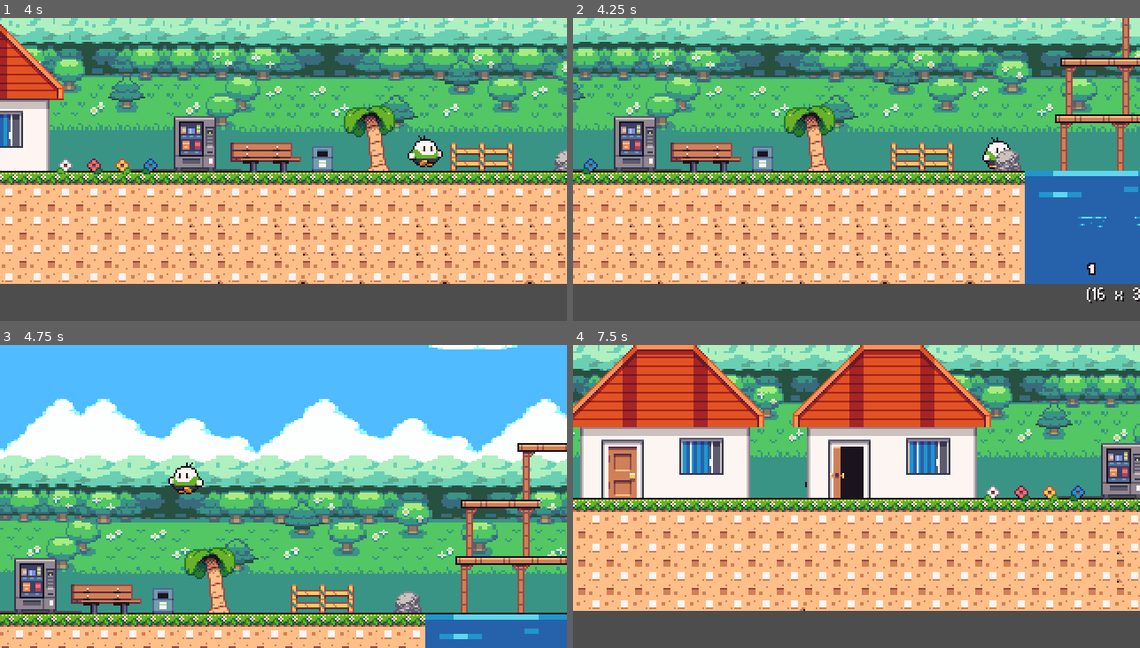
Above: before the commit, frames 1-4 (two rows, left to right).
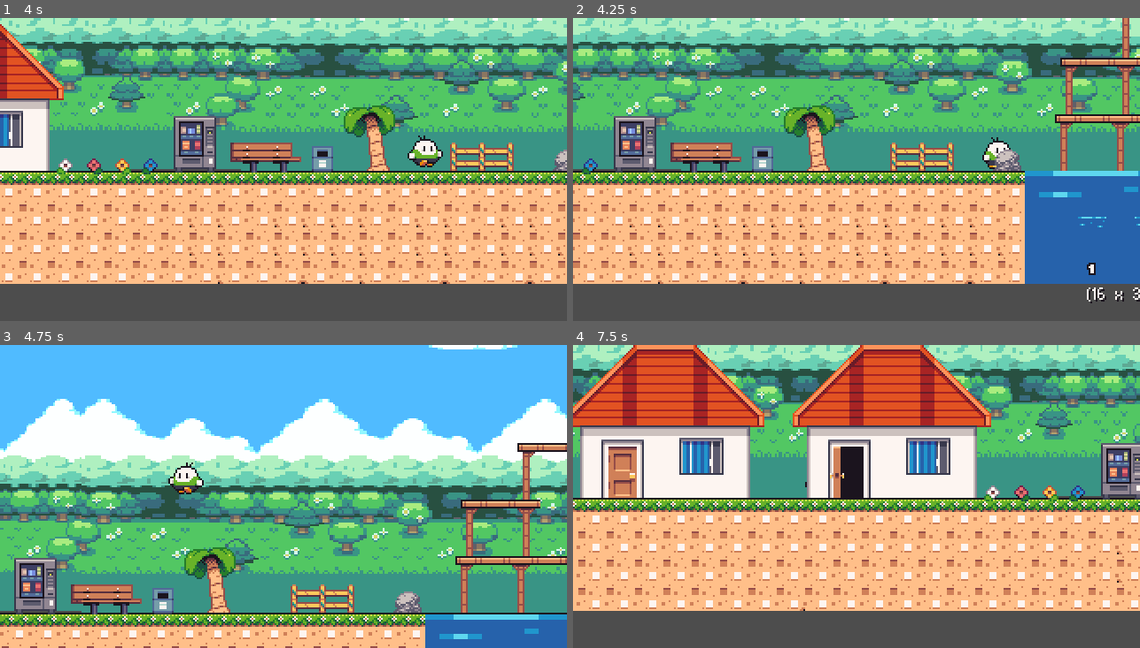
Above: after the commit, the same moments.

Repository: cpmjogos/jogo-de-plataforma-2D
Game: Godot game, scene res://Cenas/Leonardo2D.tscn
Two runs of this game, one before a commit and one after it. Both use one fixed random seed, a clock stepped at 60 frames per second and the inputs below.
Inputs:
- Up to frame 1 (4 s): tap Enter (ui_accept) at 0.5, 0.77, 1.52, 3.02, 3.77 s; hold Right (ui_right) 0.53-2.03 s; hold Left (ui_left) 2.03-2.78 s; hold Right (ui_right) from 2.78 s (still down)
- Up to frame 2 (4.25 s): keep holding Right (ui_right)
- Up to frame 3 (4.75 s): release Right (ui_right) at 4.28 s; hold Left (ui_left) from 4.28 s (still down); tap Enter (ui_accept) at 4.52 s
- Up to frame 4 (7.5 s): release Left (ui_left) at 5.03 s; hold Right (ui_right) 5.03-5.78 s; hold Left (ui_left) 5.78-7.28 s; tap Enter (ui_accept) at 6.02, 6.77 s; hold Right (ui_right) from 7.28 s (still down)

Frame 1 is identical in both runs. In frame 2, 1.0% of the frame differs, in the area x 0-100%, y 0-38%; in frame 3, 0.3%; in frame 4, 1.4%, in the area x 0-99%, y 9-37%.

Commit message:
jgrjh

Diff:
--- a/Cenas/Leonardo2D.tscn
+++ b/Cenas/Leonardo2D.tscn
@@ -597,18 +597,23 @@
 11:2/0 = 0
 11:2/0/physics_layer_0/linear_velocity = Vector2(0, 0)
 11:2/0/physics_layer_0/angular_velocity = 0.0
+11:2/0/physics_layer_0/polygon_0/points = PackedVector2Array(-8, -8, 8, -8, 8, 8, -8, 8)
 12:2/0 = 0
 12:2/0/physics_layer_0/linear_velocity = Vector2(0, 0)
 12:2/0/physics_layer_0/angular_velocity = 0.0
+12:2/0/physics_layer_0/polygon_0/points = PackedVector2Array(-8, -8, 8, -8, 8, 8, -8, 8)
 13:2/0 = 0
 13:2/0/physics_layer_0/linear_velocity = Vector2(0, 0)
 13:2/0/physics_layer_0/angular_velocity = 0.0
+13:2/0/physics_layer_0/polygon_0/points = PackedVector2Array(-8, -8, 8, -8, 8, 8, -8, 8)
 14:2/0 = 0
 14:2/0/physics_layer_0/linear_velocity = Vector2(0, 0)
 14:2/0/physics_layer_0/angular_velocity = 0.0
+14:2/0/physics_layer_0/polygon_0/points = PackedVector2Array(-8, -8, 8, -8, 8, 8, -8, 8)
 15:2/0 = 0
 15:2/0/physics_layer_0/linear_velocity = Vector2(0, 0)
 15:2/0/physics_layer_0/angular_velocity = 0.0
+15:2/0/physics_layer_0/polygon_0/points = PackedVector2Array(-8, -8, 8, -8, 8, 8, -8, 8)
 2:3/0 = 0
 2:3/0/physics_layer_0/linear_velocity = Vector2(0, 0)
 2:3/0/physics_layer_0/angular_velocity = 0.0
@@ -630,12 +635,15 @@
 11:3/0 = 0
 11:3/0/physics_layer_0/linear_velocity = Vector2(0, 0)
 11:3/0/physics_layer_0/angular_velocity = 0.0
+11:3/0/physics_layer_0/polygon_0/points = PackedVector2Array(-8, -8, 8, -8, 8, 8, -8, 8)
 13:3/0 = 0
 13:3/0/physics_layer_0/linear_velocity = Vector2(0, 0)
 13:3/0/physics_layer_0/angular_velocity = 0.0
+13:3/0/physics_layer_0/polygon_0/points = PackedVector2Array(-8, -8, 8, -8, 8, 8, -8, 8)
 15:3/0 = 0
 15:3/0/physics_layer_0/linear_velocity = Vector2(0, 0)
 15:3/0/physics_layer_0/angular_velocity = 0.0
+15:3/0/physics_layer_0/polygon_0/points = PackedVector2Array(-8, -8, 8, -8, 8, 8, -8, 8)
 12:5/0 = 0
 12:5/0/physics_layer_0/linear_velocity = Vector2(0, 0)
 12:5/0/physics_layer_0/angular_velocity = 0.0
@@ -663,6 +671,9 @@
 14:8/0 = 0
 14:8/0/physics_layer_0/linear_velocity = Vector2(0, 0)
 14:8/0/physics_layer_0/angular_velocity = 0.0
+16:2/0 = 0
+16:2/0/physics_layer_0/linear_velocity = Vector2(0, 0)
+16:2/0/physics_layer_0/angular_velocity = 0.0
 
 [sub_resource type="TileSet" id="TileSet_txhe7"]
 physics_layer_0/collision_layer = 2
